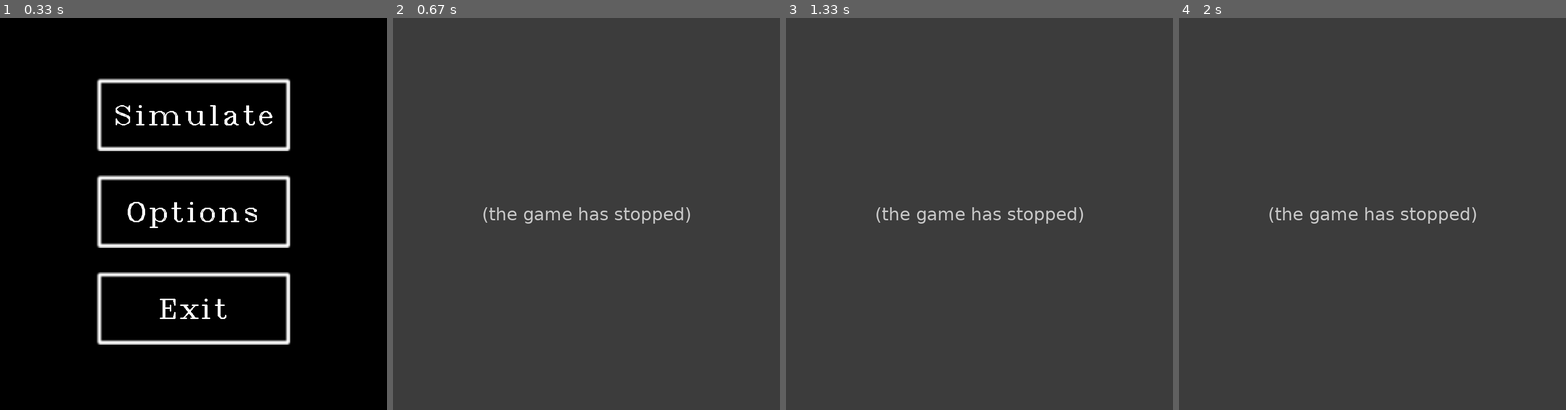
Above: before the commit, frames 1-4 (left to right).
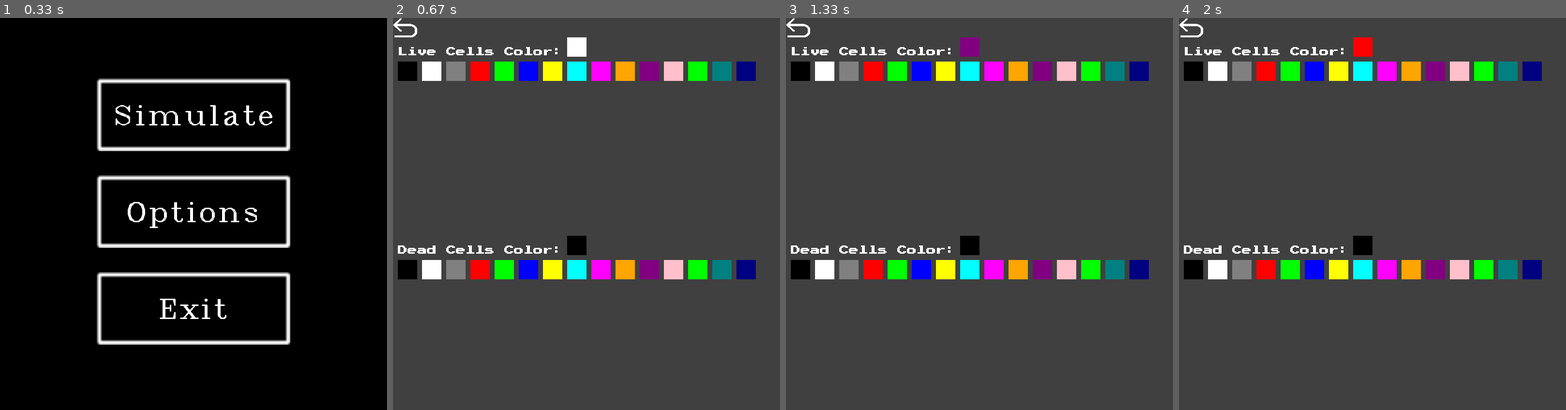
Above: after the commit, the same moments.

Repository: leodomingue/Conway-s-Game-of-Life-Pygame
Game: pygame game, started from app.py
The game is run twice, just before and just after one commit, with the same random seed, the same clock (stepped at 60 frames per second) and the same inputs.
Inputs (mouse positions are in pixels of both pictures, inside the frame that each line leads up to):
- Up to frame 1 (0.33 s): no input
- Up to frame 2 (0.67 s): click (586, 214) at 0.38 s
- Up to frame 3 (1.33 s): click (979, 241) at 0.72 s; click (1037, 76) at 1.05 s
- Up to frame 4 (2 s): click (1271, 68) at 1.38 s

Frame 1 is identical in both runs. In frame 2, 9.2% of the frame differs, in the area x 0-94%, y 0-67%; in frame 3, 9.2%; in frame 4, 9.2%.
Error before the commit: AttributeError: 'App' object has no attribute 'options_game' (app.py line 184); the game stopped at 0.38 s (later frames are placeholders)

Commit message:
Added colors cells

Diff:
--- a/COLORS.py
+++ b/COLORS.py
@@ -1,7 +1,22 @@
+
 BLACK = (0, 0, 0)
 WHITE = (255, 255, 255)
 GRAY = (128, 128, 128)
+
+
 RED = (255, 0, 0)
 GREEN = (0, 255, 0)
 BLUE = (0, 0, 255)
+
+
 YELLOW = (255, 255, 0)
+CYAN = (0, 255, 255)
+MAGENTA = (255, 0, 255)
+
+
+ORANGE = (255, 165, 0)
+PURPLE = (128, 0, 128)
+PINK = (255, 192, 203)
+LIME = (0, 255, 0)
+TEAL = (0, 128, 128)
+NAVY = (0, 0, 128)
--- a/app.py
+++ b/app.py
@@ -9,6 +9,8 @@
 
 pygame.init()
 
+color_dict = {name: value for name, value in vars(colors).items() if isinstance(value, tuple)}
+color_list = list(color_dict.values())
 
 class Button_Interface:
     """Represents a button """
@@ -111,10 +113,13 @@
         self.FPS = 60
 
         # Grid cell size
-        self.cell_size = 20
+        self.cell_size = 10
+
+        self.live_cell_color = colors.WHITE
+        self.dead_cell_color = colors.BLACK
 
         # Create an instance of the Grid class
-        self.grid = Engine(self.WINDOW_WIDTH, self.WINDOW_HEIGHT - self.INTERFACE_HEIGHT,self.cell_size, self.INTERFACE_HEIGHT)
+        self.grid = Engine(self.WINDOW_WIDTH, self.WINDOW_HEIGHT - self.INTERFACE_HEIGHT,self.cell_size, self.INTERFACE_HEIGHT, self.live_cell_color, self.dead_cell_color)
 
         self.font = pygame.font.Font("assets/font/PressStart2P-Regular.ttf", 20)
 
@@ -190,6 +195,73 @@
             pygame.display.update()
             self.clock.tick(self.FPS)
 
+    def draw_palette(self, screen):
+        color_dict = {name: value for name, value in vars(colors).items() if isinstance(value, tuple)}
+        color_list = list(color_dict.values())
+        for i, color in enumerate(color_list):
+            pygame.draw.rect(screen, color, (10 + i * 50, 90, 40, 40))
+            pygame.draw.rect(screen, color, (10 + i * 50, 500, 40, 40))
+
+    def options_game(self):
+        options_menu = True
+        while options_menu:
+            self.screen.fill((64, 64, 64))
+
+            MOUSE_POS = pygame.mouse.get_pos()
+            BACK_BUTTON = Button_Interface(self, 0, 0, "assets/back/back")
+
+            self.draw_palette(self.screen)
+
+            #Titles
+
+            text_input_live =  "Live Cells Color: "
+            text_live = self.font.render(text_input_live, False, "WHITE")
+            text_rect_live = text_live.get_rect(topleft=(10, 60))
+            self.screen.blit(text_live, text_rect_live)
+
+            text_input_dead =  "Dead Cells Color: "
+            text_dead = self.font.render(text_input_dead, False, "WHITE")
+            text_rect_dead = text_dead.get_rect(topleft=(10, 470))
+            self.screen.blit(text_dead, text_rect_dead)
+
+
+            pygame.draw.rect(self.screen, self.live_cell_color, (text_rect_live.right-10,  text_rect_live.centery - 40 // 2-10, 40, 40))
+            pygame.draw.rect(self.screen, self.dead_cell_color, (text_rect_dead.right-10,  text_rect_dead.centery - 40 // 2-10, 40, 40))
+
+            for i, color in enumerate(color_list):
+                            if 10 + i * 50 <= MOUSE_POS[0] <= 50 + i * 50 and 90 <= MOUSE_POS[1] <= 130:
+                                pygame.draw.rect(self.screen, self.live_cell_color, (10 + i * 50, 90, 40, 40), 5)
+                            if 10 + i * 50 <= MOUSE_POS[0] <= 50 + i * 50 and 500 <= MOUSE_POS[1] <= 540:
+                                pygame.draw.rect(self.screen, self.dead_cell_color, (10 + i * 50, 500, 40, 40), 5)
+
+            for button in [BACK_BUTTON]:
+                button.change_color(MOUSE_POS)
+                button.update_image()
+
+            for event in pygame.event.get():
+                if event.type == pygame.QUIT:
+                    pygame.quit()
+                    exit()
+
+
+                if event.type == pygame.MOUSEBUTTONDOWN:
+                    if MOUSE_POS[1] <50:
+                        for button in [BACK_BUTTON]:
+                            if button.rect.collidepoint(MOUSE_POS):
+                                if button == BACK_BUTTON:
+                                    options_menu = False
+                    else:
+                        for i, color in enumerate(color_list):
+                            if 10 + i * 50 <= MOUSE_POS[0] <= 50 + i * 50 and 90 <= MOUSE_POS[1] <= 130:
+                                self.live_cell_color = color
+                                self.grid.set_live_cell_color(color)
+                            if 10 + i * 50 <= MOUSE_POS[0] <= 50 + i * 50 and 500 <= MOUSE_POS[1] <= 540:
+                                self.dead_cell_color = color
+                                self.grid.set_dead_cell_color(color)
+
+
+            pygame.display.update()
+            self.clock.tick(self.FPS)
 
 
     def run_simulation(self):
--- a/grid.py
+++ b/grid.py
@@ -3,14 +3,22 @@
 
 class Grid:
     # Initialize the grid
-    def __init__(self, width, height, cell_size, interface_height):
+    def __init__(self, width, height, cell_size, interface_height, live_cell_color, dead_cell_color):
         self.cell_size = cell_size
         self.rows = height//cell_size
         self.cols = width//cell_size
         self.interface_height = interface_height
+        self.live_cell_color = live_cell_color
+        self.dead_cell_color = dead_cell_color
 
 
         self.cells_grid = [[0 for _ in range(self.cols)] for _ in range(self.rows)]
+
+    def set_live_cell_color(self, new_color):
+        self.live_cell_color = new_color
+
+    def set_dead_cell_color(self, new_color):
+        self.dead_cell_color = new_color
 
     def draw(self, window):
         # Draw the grid on the provided Pygame window
@@ -19,9 +27,9 @@
 
 
                 if (self.cells_grid[i][j] == 0):
-                    color = colors.BLACK
+                    color = self.dead_cell_color
                 else:
-                    color = colors.WHITE
+                    color = self.live_cell_color
 
 
                 pygame.draw.rect(window, color, (j* self.cell_size, i *self.cell_size+self.interface_height, self.cell_size-1, self.cell_size-1))
--- a/life_engine.py
+++ b/life_engine.py
@@ -6,10 +6,12 @@
 
     """This class handles the logic for Conway's Game of Life."""
 
-    def __init__(self, width, height, cell_size, interface_height):
+    def __init__(self, width, height, cell_size, interface_height, live_cell_color, dead_cell_color):
         #Initializes the simulation engine.
 
-        self.grid = Grid(width,height,cell_size, interface_height)
+        self.live_cell_color = live_cell_color
+        self.dead_cell_color = dead_cell_color
+        self.grid = Grid(width,height,cell_size, interface_height, self.live_cell_color, self.dead_cell_color)
         self.cells_grid = self.grid.cells_grid
         self.rows = len(self.cells_grid)
         self.cols = len(self.cells_grid[0])
@@ -17,8 +19,19 @@
         self.running = False
 
 
+
         self.temp_grid = [[0 for _ in range(self.cols)] for _ in range(self.rows)]
         self.interface_height = interface_height
+
+
+
+    def set_live_cell_color(self, new_color):
+        self.live_cell_color = new_color
+        self.grid.set_live_cell_color(new_color)
+
+    def set_dead_cell_color(self, new_color):
+        self.dead_cell_color = new_color
+        self.grid.set_dead_cell_color(new_color)
 
     def draw(self, window):
         #Draws the grid on the given window.
